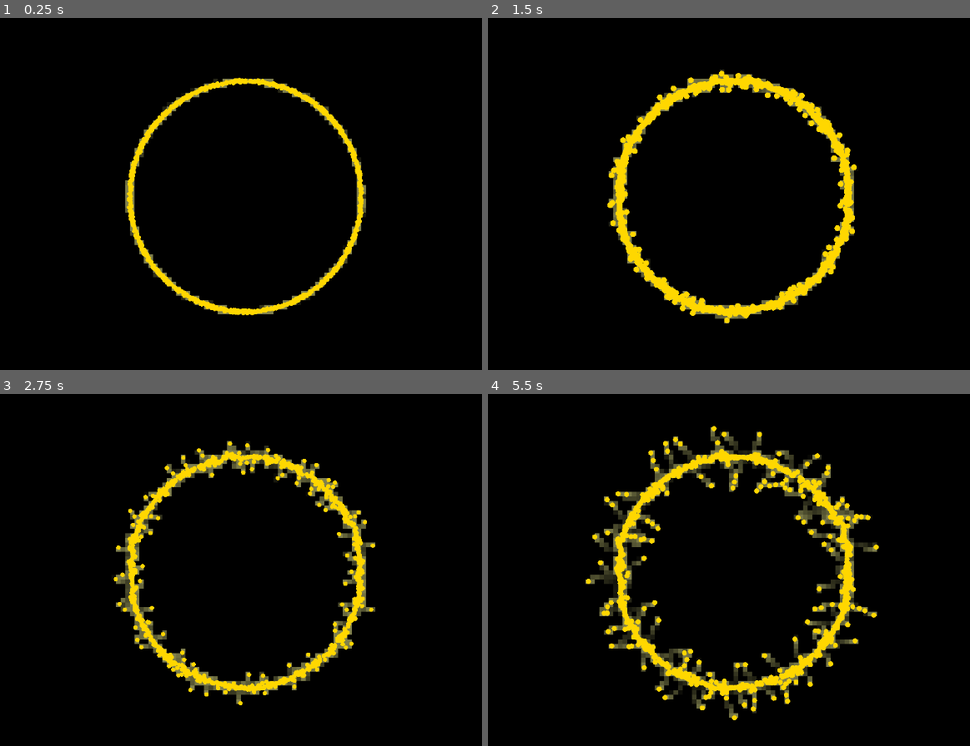
Above: before the commit, frames 1-4 (two rows, left to right).
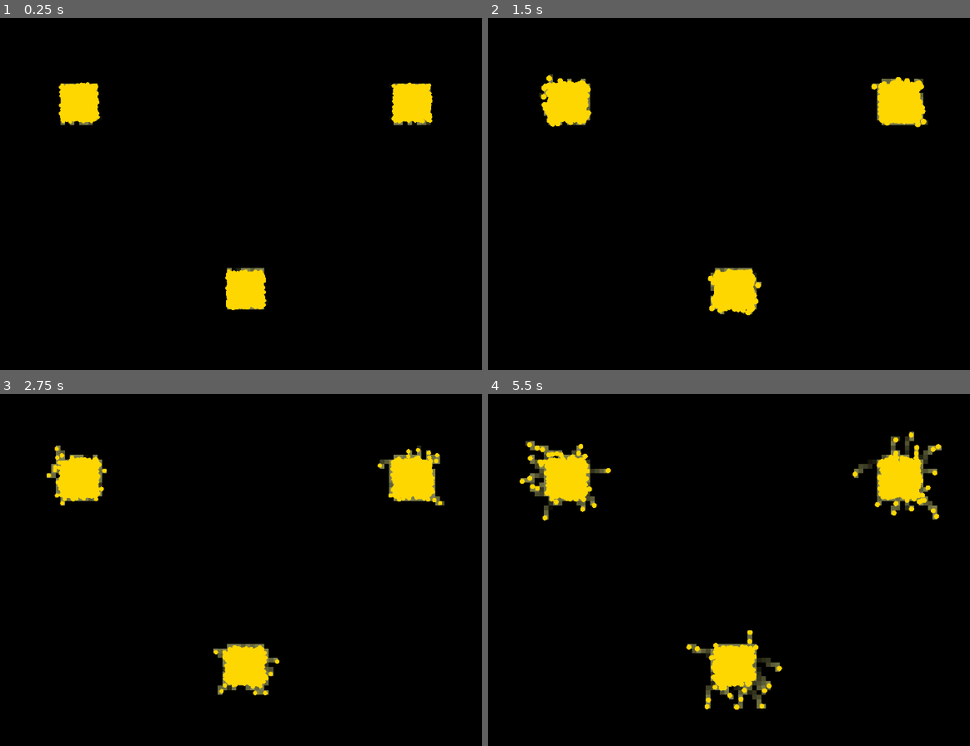
Above: after the commit, the same moments.

Repository: RocketKiers/Slime-mold-algorithm-visualization
Game: Godot game, scene res://main_world.tscn
Two runs of this game, one before a commit and one after it. Both use one fixed random seed, a clock stepped at 60 frames per second and the inputs below.
Inputs:
- Up to frame 1 (0.25 s): no input
- Up to frame 2 (1.5 s): no input
- Up to frame 3 (2.75 s): no input
- Up to frame 4 (5.5 s): no input

The runs differ from the first frame. In frame 1, 6.2% of the frame differs, in the area x 12-90%, y 16-85%; in frame 2, 9.4%; in frame 3, 11%; in frame 4, 16%, in the area x 6-95%, y 8-93%.

Commit message:
added certain hubs where the slime mold agents can spawn

Diff:
--- a/main_world.tscn
+++ b/main_world.tscn
@@ -4,4 +4,4 @@
 
 [node name="Node2D" type="Node2D"]
 script = ExtResource("1_v35sv")
-number_of_agents = 1000
+number_of_agents = 3000
--- a/scripts/main.gd
+++ b/scripts/main.gd
@@ -53,25 +53,18 @@
 	# Get the area where agents can start (the screen size)(has a .x and .y exstension)
 	var screen_size = get_viewport_rect().size
 
-	# Loop to create and add the agents
+	var hubs = [
+		Vector2(screen_size.x * 0.25, screen_size.y * 0.25),
+		Vector2(screen_size.x * 0.75, screen_size.y * 0.25),
+		Vector2(screen_size.x * 0.5, screen_size.y * 0.75)
+	]
+
 	for i in number_of_agents:
-
-		var middle_x = screen_size.x / 2 #middle point of the screen
-		var middle_y = screen_size.y / 2 #middle part of the screen
-		var fixed_direction = i * 360.0 / number_of_agents  # angle in degrees, loops through 360 degrees the the amount of agents you have
-		var radius = 200 #how far from the middle point the agents spawn
-		var angle = deg_to_rad(fixed_direction)  # convert degrees to radians
-		var start_x = middle_x + cos(angle) * radius #don't know how this works
-		var start_y = middle_y + sin(angle) * radius #don't know how this works
-		var start_position = Vector2(start_x, start_y)
-
-		# 2. Spawn the agents in random directions (from 0 to 2*PI, aka TAU)
-		var random_direction = randf_range(0.0, TAU)
-		# 3. spawn a new agent
-		var agent = Agent.new(start_position, random_direction, AGENT_SPEED)
-
-		# 4. Add the agent to the array
+		var center = hubs[i % hubs.size()] # Cycle through hubs
+		var offset = Vector2(randf_range(-30, 30), randf_range(-30, 30))
+		var agent = Agent.new(center + offset, randf_range(0, TAU), AGENT_SPEED)
 		agents.append(agent)
+
 
 	print("Initialized %s agents." % agents.size())
 
